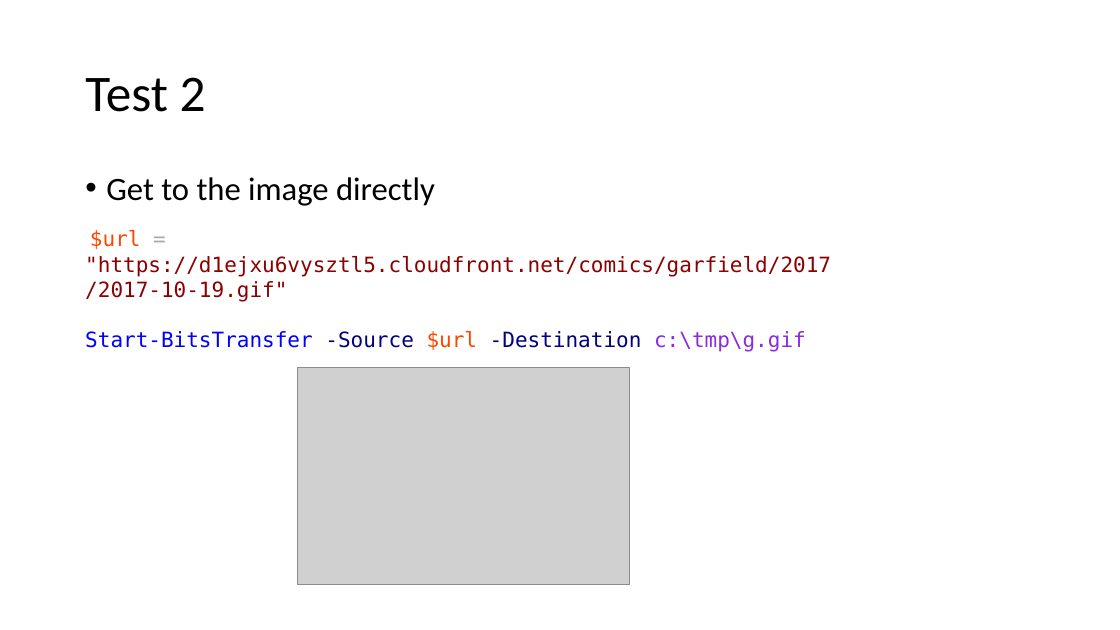
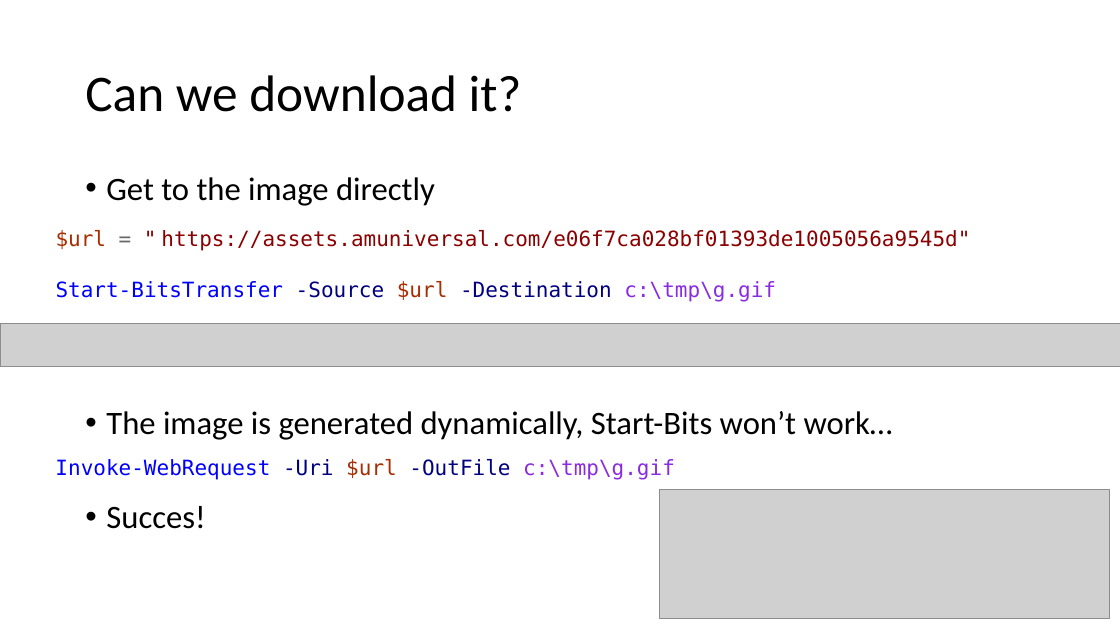
Before and after one commit to mjochen/PS-Technologies, a slide deck: slide 6 of Various/Webscraping/Garfield.pptx (slide 7 before the commit). Drawn at 1120x630 pixels with LibreOffice and Linux fonts; fonts in the diff are those of the drawing; grey boxes stand for pictures. Boxes give left, top, right and bottom in pixels: in the first picture for what was removed or moved away, otherwise in the second. Text is boxed around its words. In the diff, an @@ line names an element or a change of style, - is before the commit and + after.

```diff
--- a/Various/Webscraping/Garfield.pptx
+++ b/Various/Webscraping/Garfield.pptx
@@ title at box(85, 75, 522, 112): text changed @@
-Test 2
+Can we download it?
@@ text "$url = " https://assets.amuniversal.com/e06f7ca028bf01393de1 ...": place and size @@
-text "$url = " https://assets.amuniversal.com/e06f7ca028bf01393de1 ..." at box(85, 230, 831, 352)
+text "$url = " https://assets.amuniversal.com/e06f7ca028bf01393de1 ..." at box(56, 230, 970, 302)
@@ text at box(56, 230, 970, 251): text changed @@
-$url = "https://d1ejxu6vysztl5.cloudfront.net/comics/garfield/2017/2017-10-19.gif"
+$url = " https://assets.amuniversal.com/e06f7ca028bf01393de1005056a9545d"
@@ text at box(56, 281, 776, 302): text colour #FF4500 to #A82D00 in "$url" @@
@@ picture added at box(0, 323, 1120, 367) @@
@@ picture removed at box(297, 368, 629, 585) @@
@@ text at box(106, 411, 893, 529): paragraphs added @@
+• The image is generated dynamically, Start-Bits won’t work…
+• Succes!
@@ text added at box(55, 459, 675, 480), 18 pt, text #0000FF @@
+Invoke-WebRequest -Uri $url -OutFile c:\tmp\g.gif
@@ picture added at box(660, 490, 1109, 618) @@
```
Also in this commit, not shown: 9 other slides changed, 2 slides added, 1 slide removed, 12 other files.
